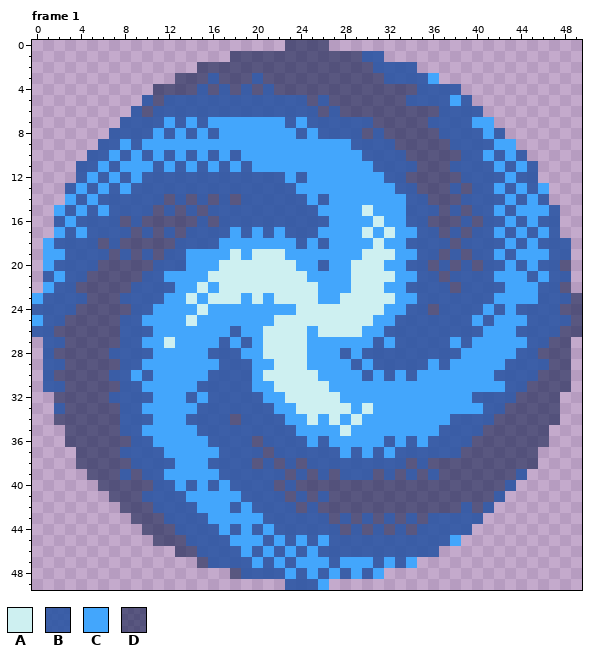
Two states of a pixel-art file, Assets/Textures/JumpGate/jump_gate_portal.aseprite. Above, as it was before the edit.
50x50 pixels, 6 frames. Shown: frame 1. The commit also changed other frames, which this record leaves out.
Palette (. is transparent): A #cef0f1  B #1f4fa0d2  C #43a6fc  D #0e1d4a96
Pixels before, frame 1, first column x 0:
 0 .......................DDDD.......................
 1 ..................DDDDDDDDDDDDBB..................
 2 ...............DDDDDDDDDDDDDDDDBBBB...............
 3 .............DDDBDDDBDDDDDDDDDDDBBBBC.............
 4 ...........DDDDBDBDBDBDDDDDDDDDDDDDBBBB...........
 5 ..........BDBBBBBBBBBBBBBDBDDDDDDDBBBBCB..........
 6 .........BDBBBBBBBBBBBBBBBDBDDDDDDDDDBBBB.........
 7 ........BBBBCBCBCCCCCCCBCBBBBBBDDDDDBBBBCC........
 8 .......BBBBCBCBCBCCCCCCCBCBBBBDBDDDDDBBBBCB.......
 9 ......BBCBCCCCCCCCCCCCCCCCCCCBBBBDDDDDBBBBCC......
10 .....BBCBCBCBCBCBCBCCCCCCCCCCCBBBBDDDDDBBCBCB.....
11 ....BBCBCCCBCBCBCBCBCCCCCCCCCCCBBBBDDDBBBBCBCB....
12 ....BCBCBCBBBBBBBBBBBBBCBCCCCCCCBBDDDDDBBBBCBB....
13 ...BCBCBCBBBBBBBBBBBBBBBCCCCCCCCCBBDDDBDBBCBCBC...
14 ...CBCBBBBBBDBDBDBDBBBBBBCBCCCCCCCBBDDDBBBBCBCB...
15 ..CBCBCBBBBDBDBDBBBBBBBBBBCCCCACCCBBBDBDBBCBCCCB..
16 ..BCBBBBDBDDDDDBDBBBBBBBBBBCCCCACCBBDDDBDBBCBCBB..
17 ..CBCBBBBDBDBDBBBBCBCBCBBBCCCCACACCBBDBDBBCBCBCB..
18 .CBBBBDBDDDDDBBBBCCCCCCCBCBCCCCACCBBBBDBBBBCBCBBB.
19 .CCBBBBDBDBDBBCCCCACAAACCCCCCCAAACCBBDBDBBCBCCCBB.
20 .CBBBBDDDDDBBBCCCAAAAAAACCBCCAAACCBBDBDBDBBCBCBBD.
21 .BCBBDDDDDBBCCCCAAAAAAAAACCCCAAAACCBBDBBBBCCCBCBB.
22 .CBBDDDDDBBBBCCACAAAAAAAAACCCAAACCBBBBDBBBBCCCBBD.
23 CBBBBDDDBBBBCCACAAACACAAAACCAAAAACCBBBBBBBCCCCBBBD
24 BBBBDDDDDBBCCCCACCCCCCCCAAAAAAAACCBBDBBBBCBCBBBBDD
25 CBBDDDDDBBCCCCACCCCCCCAAAAAAAAACCBBBBBBBCBCCCBBBBD
26 BBDDDDDDBBBCCCCCCCBCCAAAACAAAACCBBBBBBBBBCCCBBBBDD
27 .BBDDDDDBBCCACCCCBCBCAAAACCCCCCBCBBBBBCBCCCCCBBDD.
28 .BDDDDDBBBBCCCCCBBBCCAAAACCCBCBBBBBBBBBCCCCCBBDDD.
29 .BBDDDDDBBCCCCCCCBBBCCAAACCCCBCBBBBBCBCCCCCBBBBDD.
30 .BDDDDDBBCBCCCCCBBBBCAAAAACCCCBCBCBCCCCCCCBBBBDDD.
31 .BBDDDDDBBCCCCCBBBBBCCAAAAACCCCCCCCCCCCCCCCBBDDDD.
32 ..DDDDDBBBBCCCBCBBBBBCCAAAAACCCCCCCCCCCCBBBBDDDD..
33 ..BDDDDDBBCCCCCBBBBBBBCCAAAAACACCCCCCCCCCBBDDDDD..
34 ..DDDDDDBBBCCCBBBBDBBBBCCACACACCCCCCCCBBBBDDDDDD..
35 ...DDDDDBBCCCCCBBBBBBBBBCCCCACCCCCCCCBBBBDDDDDD...
36 ...DDDDDDBBCCCCCBBBBDBBBBCBCCCCCBCBCBBBBDDDDDDD...
37 ....DDDDBBBBCCCCCBBBBDBBBBBBCBCBCBBBBBBDDDDDDD....
38 ....DDDDDBBBBCCCBBBBDBDBDBBBBBBBBBDBDDDDDDDDDD....
39 .....DDDBDBBCCCCCBBBBBBDBDBDBBBDBDBDBDDDDDDDB.....
40 ......DDDDDBBCBCBCBBBBDBDDDDDDDDDDDDDDDDDDDB......
41 .......DDDBBBBCCCCCBBBBDBDBDDDDDDDDDDDDDDDB.......
42 ........DDDBBBBCCCBCBBBBDBDDDDDDDDDDDDDBDB........
43 .........DDDBBBBCCCCCBBBBBBDBDBDBDBDBBBBB.........
44 ..........DDDBBBBCBCBCBBBBBBDBDBDBDBBBBB..........
45 ...........DDDBBBBCCCBCBCBCBBBBBBBBBBBC...........
46 .............DDBBBBCBCBCBCBBBBBBBBBBB.............
47 ...............DBBBBCBCBCCCBCCCBCBC...............
48 ..................DBBBBCBCBCBCBC..................
49 .......................BBBC.......................
New version:
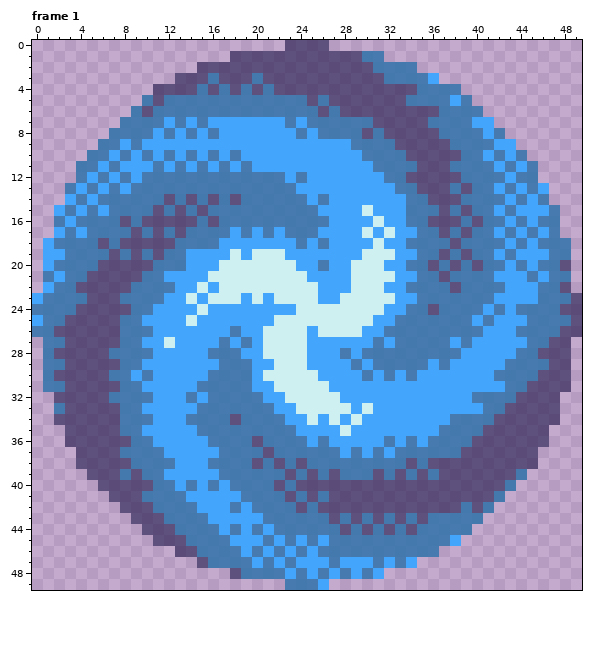
Change:
{"colour":"B","old":"#1f4fa0d2","new":"#2c71aad2"}
{"colour":"D","old":"#0e1d4a96","new":"#19134796"}
